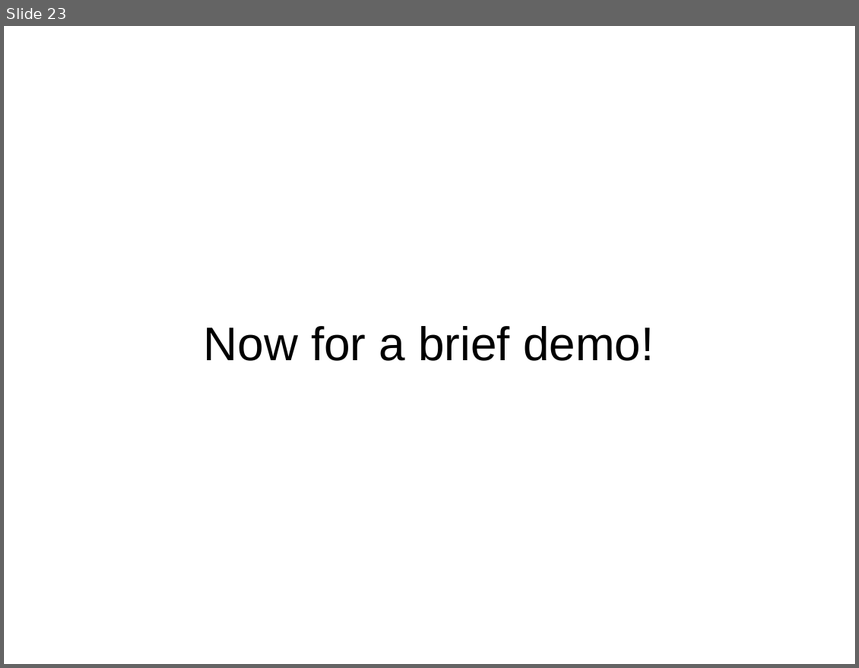
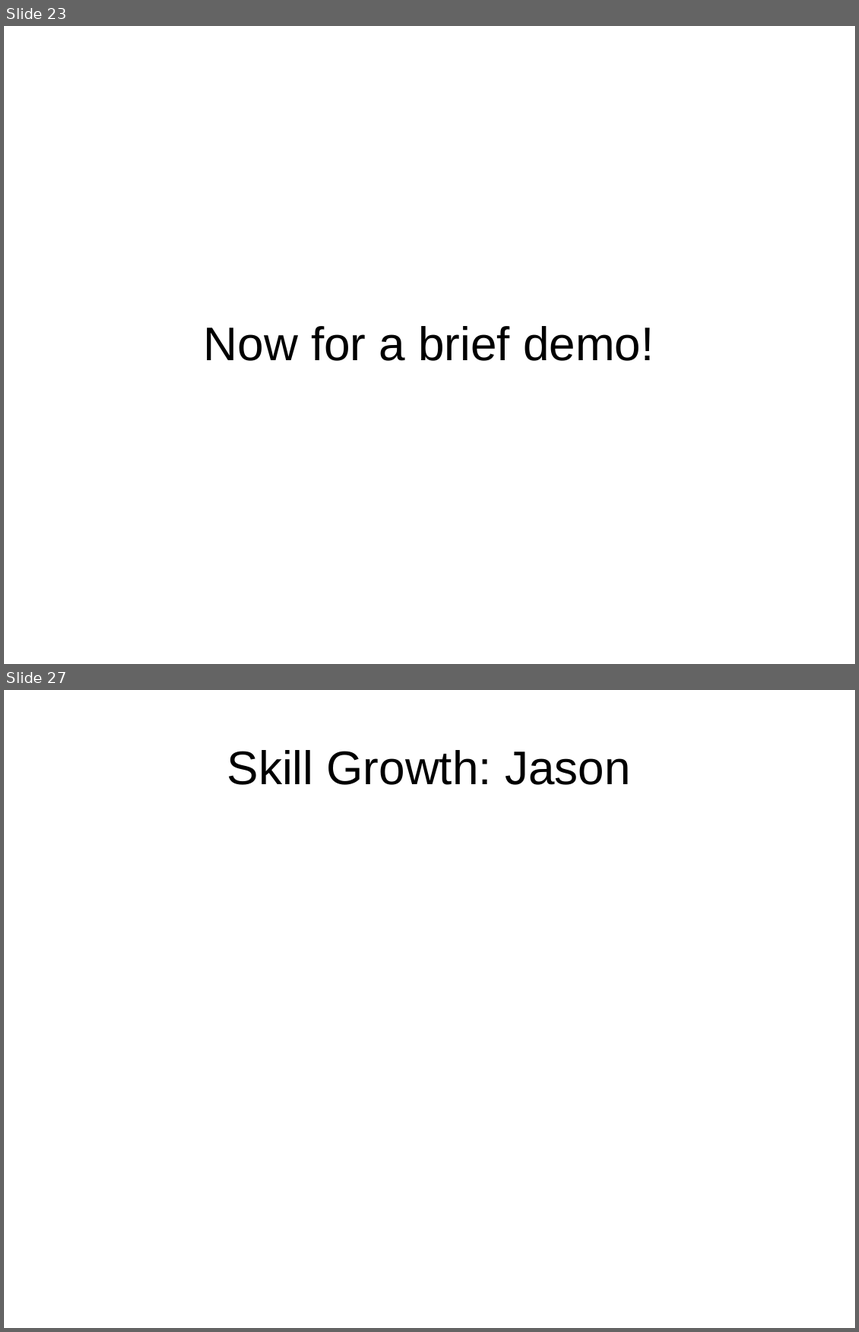
Before and after one commit to CIS3296SoftwareDesignF21/Lichess-Multi-Board-Analysis-Tool, a slide deck: Presentation.ppt. Shown one above the other, each under a label of ours: slide 23 before the commit, slides 23 and 27 after it; the slides between them are not shown. The pictures are 859x668 and 859x1332 pixels, drawn with LibreOffice and Linux fonts; fonts in the diff are those of the drawing. Boxes give left, top, right and bottom in pixels: in the first picture for what was removed or moved away, otherwise in the second. Text is boxed around its words. In the diff, an @@ line names an element or a change of style, - is before the commit and + after.

```diff
--- a/Presentation.ppt
+++ b/Presentation.ppt
@@ slide 27 added at box(4, 690, 855, 1328), background #FFFFFF @@
@@ title added at box(227, 750, 631, 785), 44 pt, text #000000 @@
+Skill Growth: Jason
```
Also in this commit, not shown: 4 slides changed, 5 other slides added.
